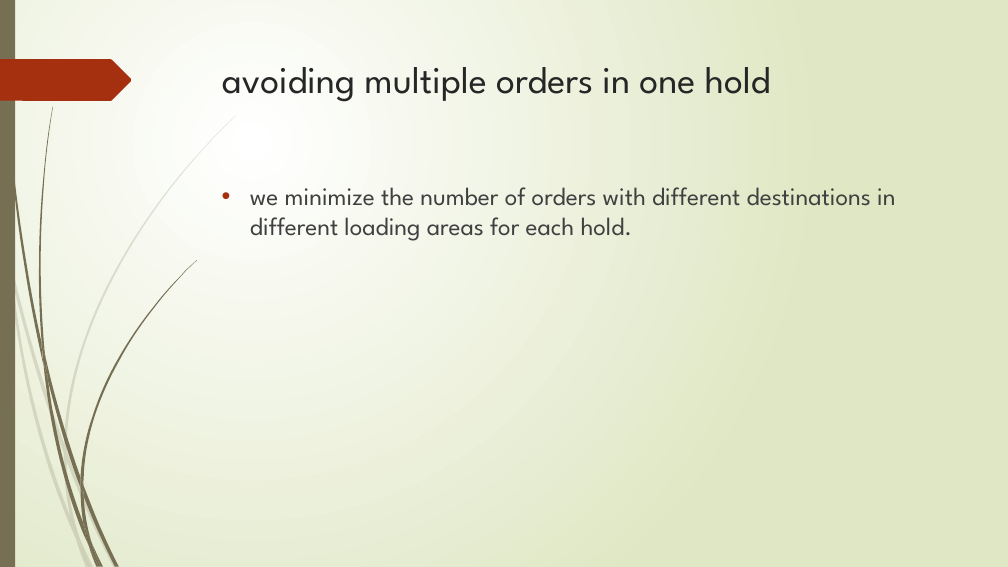
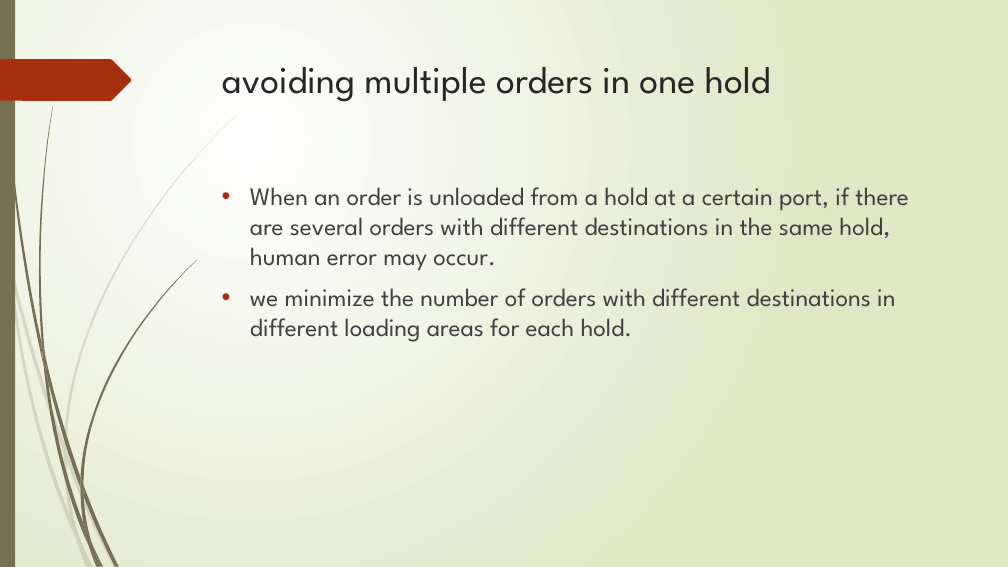
Before and after one commit to r-kurosu/kline_new, a slide deck: slide 10 of 中間報告.pptx. Drawn at 1008x567 pixels with LibreOffice and Linux fonts; fonts in the diff are those of the drawing. Boxes give left, top, right and bottom in pixels: in the first picture for what was removed or moved away, otherwise in the second. Text is boxed around its words. In the diff, an @@ line names an element or a change of style, - is before the commit and + after.

```diff
--- a/中間報告.pptx
+++ b/中間報告.pptx
@@ text at [250, 187, 909, 271]: paragraph added @@
+• When an order is unloaded from a hold at a certain port, if there are several orders with different destinations in the same hold, human error may occur.
```
Also in this commit, not shown: 11 other slides changed, 1 slide removed.
